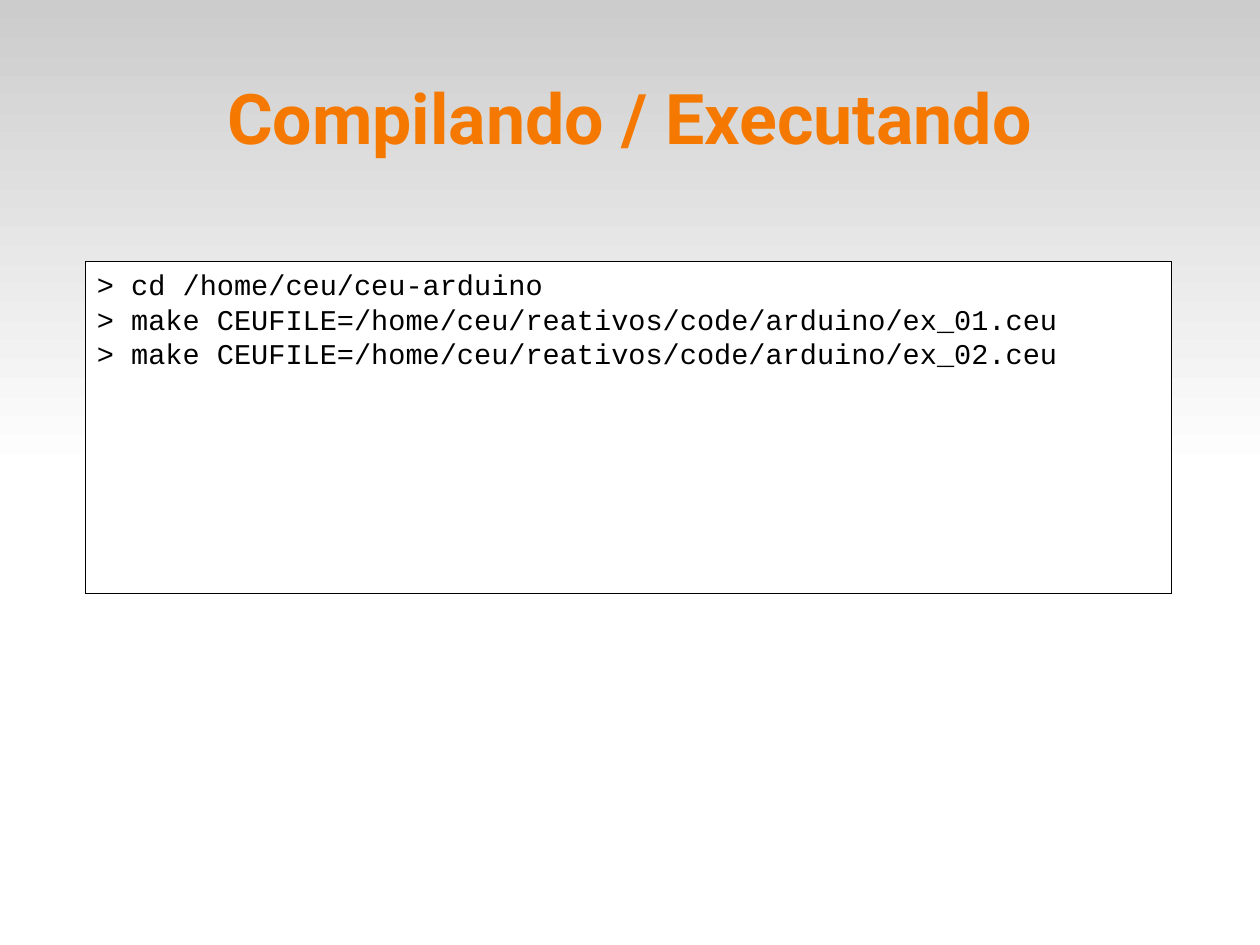
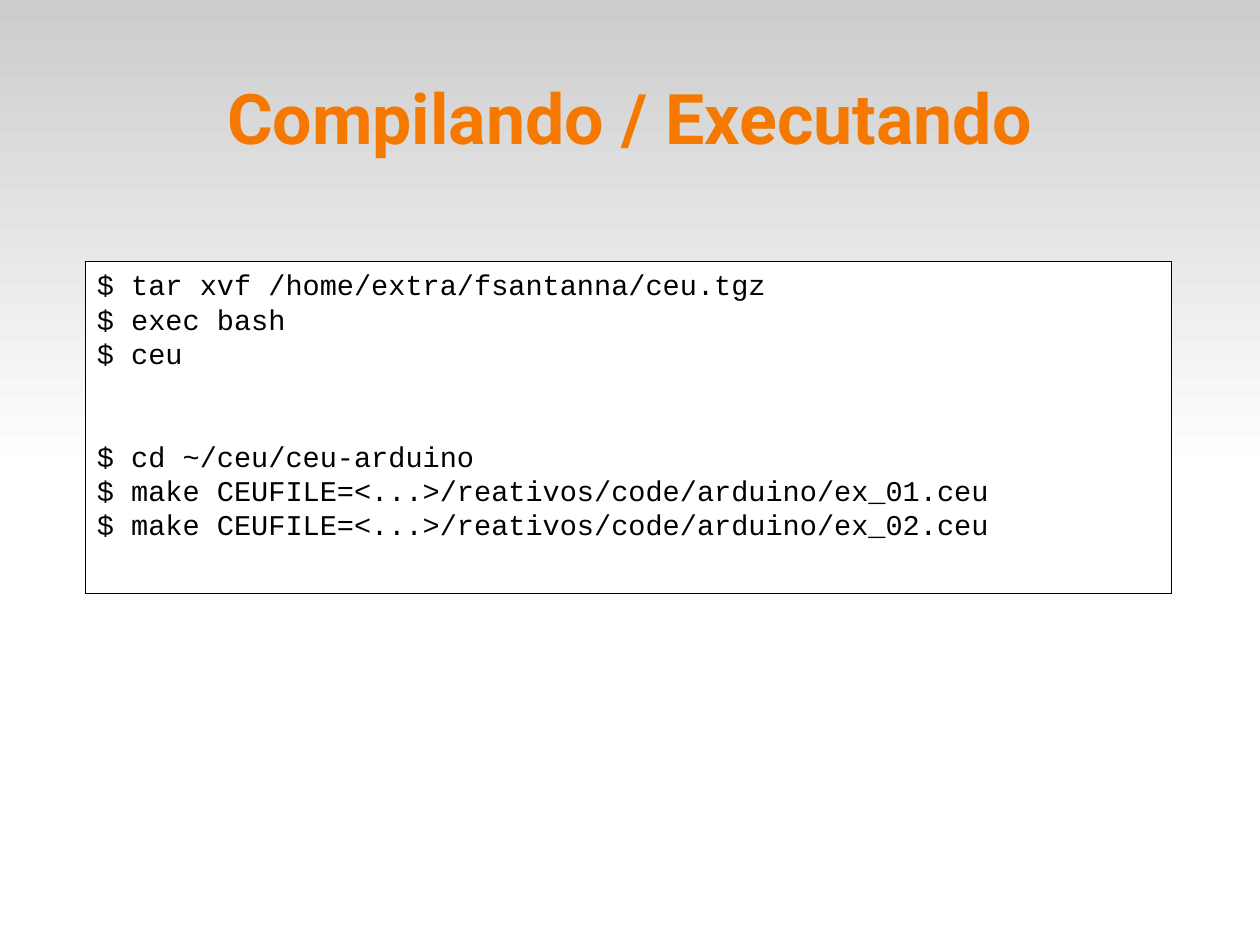
Before and after one commit to fsantanna-uerj/reativos, a slide deck: slide 20 of slides/05_ceu.odp. Drawn at 1260x945 pixels with LibreOffice and Linux fonts; fonts in the diff are those of the drawing. Boxes give left, top, right and bottom in pixels: in the first picture for what was removed or moved away, otherwise in the second. Text is boxed around its words. In the diff, an @@ line names an element or a change of style, - is before the commit and + after.

```diff
--- a/slides/05_ceu.odp
+++ b/slides/05_ceu.odp
@@ text in rectangle at <box>131,275,989,538</box>: text changed @@
-> cd /home/ceu/ceu-arduino
-> make CEUFILE=/home/ceu/reativos/code/arduino/ex_01.ceu
-> make CEUFILE=/home/ceu/reativos/code/arduino/ex_02.ceu
+$ tar xvf /home/extra/fsantanna/ceu.tgz
+$ exec bash
+$ ceu
+$ cd ~/ceu/ceu-arduino
+$ make CEUFILE=<...>/reativos/code/arduino/ex_01.ceu
+$ make CEUFILE=<...>/reativos/code/arduino/ex_02.ceu
```
Also in this commit, not shown: 1 other slide changed, 1 other file.
